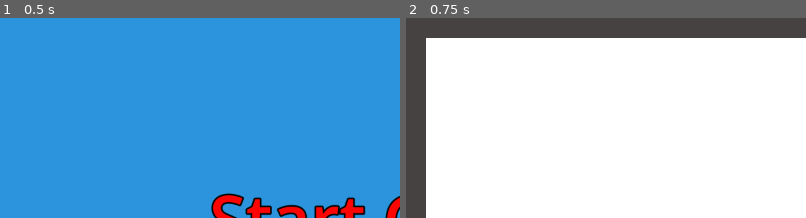
Above: before the commit, frames 1-2 (left to right).
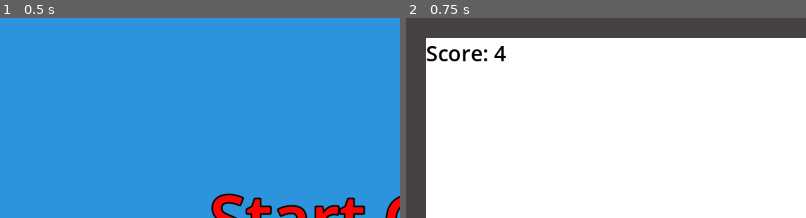
Above: after the commit, the same moments.

Repository: lichen63/godot-games
Game: Godot game, scene res://scenes/game.tscn
Same seed, same stepped clock (60 frames per second), same inputs: the game is played once before the commit and once after it.
Inputs:
- Up to frame 1 (0.5 s): no input
- Up to frame 2 (0.75 s): click "Start" at 0.5 s
The pictures show only the part of the screen within x 0-50%, y 0-50%; the shares and areas given below are measured in that part.

Frame 1 is identical in both runs. In frame 2, 0.7% of the frame differs, in the area x 5-25%, y 14-22%.

Commit message:
add score label

Diff:
--- a/greedy-snake/scenes/game.tscn
+++ b/greedy-snake/scenes/game.tscn
@@ -7,6 +7,7 @@
 [ext_resource type="Script" path="res://scripts/snake_nodes.gd" id="5_bqaf8"]
 [ext_resource type="Script" path="res://scripts/result_panel.gd" id="6_7p3vl"]
 [ext_resource type="Script" path="res://scripts/snake_move_timer.gd" id="6_lsv3p"]
+[ext_resource type="Script" path="res://scripts/score_label.gd" id="8_rdojw"]
 
 [sub_resource type="LabelSettings" id="LabelSettings_4xkwc"]
 font_size = 100
@@ -69,6 +70,7 @@
 snake_body_scene_ = ExtResource("3_utqtl")
 
 [node name="ResultPanel" type="ColorRect" parent="."]
+visible = false
 z_index = 1
 offset_right = 1200.0
 offset_bottom = 600.0
@@ -113,6 +115,17 @@
 wait_time = 0.3
 script = ExtResource("6_lsv3p")
 
+[node name="ScoreLabel" type="Label" parent="."]
+offset_left = 30.0
+offset_top = 30.0
+offset_right = 170.0
+offset_bottom = 90.0
+theme_override_colors/font_color = Color(0, 0, 0, 1)
+theme_override_font_sizes/font_size = 32
+text = "Score"
+script = ExtResource("8_rdojw")
+
+[connection signal="on_snake_body_length_changed" from="SnakeNodes" to="ScoreLabel" method="_on_snake_nodes_on_snake_body_length_changed"]
 [connection signal="on_snake_moved_to_coord" from="SnakeNodes" to="SnakeFood" method="_on_snake_nodes_on_snake_movd_to_coord"]
 [connection signal="on_snake_moving_to_coord" from="SnakeNodes" to="." method="_on_snake_nodes_on_snake_moving_to_coord"]
 [connection signal="button_down" from="ResultPanel/StartButton" to="ResultPanel" method="_on_start_button_button_down"]
--- /dev/null
+++ b/greedy-snake/scripts/score_label.gd
@@ -0,0 +1,45 @@
+extends Label
+
+const SCORE_LABEL_TEXT_PREFIX: String = "Score: "
+
+#region public methods
+func exit_state(state: Configs.GameState) -> void:
+    match state:
+        Configs.GameState.IDLE:
+            pass
+        Configs.GameState.PLAYING:
+            pass
+        Configs.GameState.SUCCESS:
+            pass
+        Configs.GameState.FAILURE:
+            pass
+        Configs.GameState.PAUSED:
+            pass
+        _:
+            pass
+
+func enter_state(state: Configs.GameState) -> void:
+    match state:
+        Configs.GameState.IDLE:
+            self.hide()
+        Configs.GameState.PLAYING:
+            self.show()
+        Configs.GameState.SUCCESS:
+            self.show()
+        Configs.GameState.FAILURE:
+            self.show()
+        Configs.GameState.PAUSED:
+            self.show()
+        _:
+            pass
+
+func update_score(score: int) -> void:
+    self.text = SCORE_LABEL_TEXT_PREFIX + str(score)
+
+#endregion
+
+#region private signal methods
+func _on_snake_nodes_on_snake_body_length_changed(length: int) -> void:
+    update_score(length)
+
+#endregion
--- a/greedy-snake/scripts/snake_nodes.gd
+++ b/greedy-snake/scripts/snake_nodes.gd
@@ -3,6 +3,7 @@
 #region public signals
 signal on_snake_moving_to_coord(Vector2i)
 signal on_snake_moved_to_coord(Vector2i)
+signal on_snake_body_length_changed(int)
 #endregion
 
 #region export vars
@@ -85,6 +86,7 @@
     self.add_child(snake_body)
     self.snake_bodies_.push_front(snake_body)
     MapController.update_coord_state(coord, MapController.MapCellState.SNAKE)
+    on_snake_body_length_changed.emit(self.snake_bodies_.size())
 
 func _move_body_node(next_coord: Vector2i) -> void:
     var tail_node: Node2D = self.snake_bodies_.pop_back()
Not shown: 1 places in greedy-snake/scenes/game.tscn that only renumber resources
